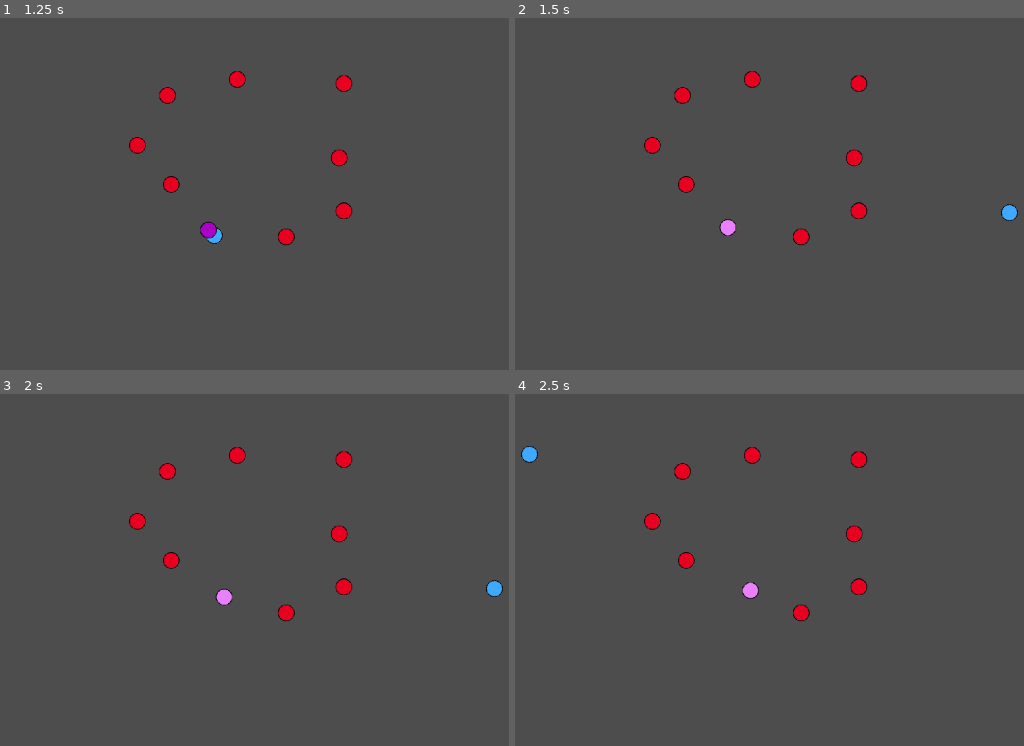
Above: before the commit, frames 1-4 (two rows, left to right).
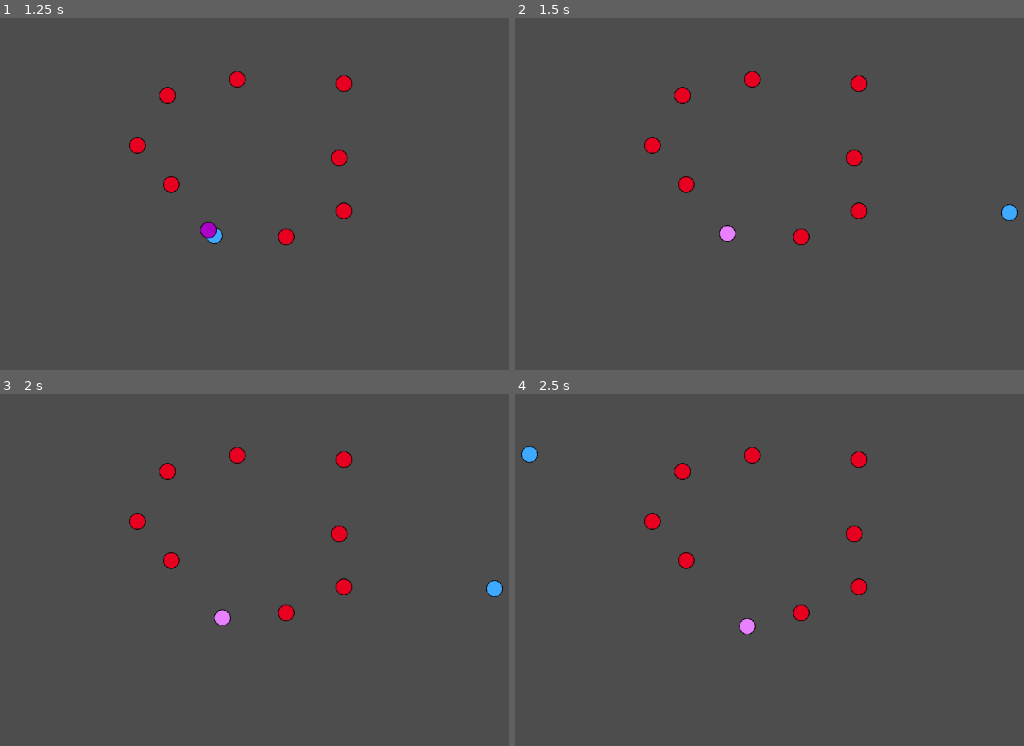
Above: after the commit, the same moments.

Repository: RyanDavidsonDev/GMTK2024-repo
Game: Godot game, scene res://scenes/enemy-gym.tscn
Two runs of this game, one before a commit and one after it. Both use one fixed random seed, a clock stepped at 60 frames per second and the inputs below. This scene is started directly instead of the project's main scene.
Inputs (mouse positions are in pixels of both pictures, inside the frame that each line leads up to):
- Up to frame 1 (1.25 s): tap Enter at 0.5 s; move the mouse to (213, 236) at 0.52 s; hold W (move_up) from 0.53 s (still down); tap Space (shoot) at 0.6 s
- Up to frame 2 (1.5 s): keep holding W (move_up); tap Space (shoot) at 1.25, 1.35 s; move the mouse to (1008, 211) at 1.27 s
- Up to frame 3 (2 s): keep holding W (move_up)
- Up to frame 4 (2.5 s): move the mouse to (530, 453) at 2.02 s; release W (move_up) at 2.03 s; hold A (move_left) from 2.03 s (still down); tap Space (shoot) at 2.1 s

Frame 1 is identical in both runs. In frame 2, 0.1% of the frame differs, in the area x 40-44%, y 57-64%; in frame 3, 0.2%; in frame 4, 0.3%, in the area x 44-48%, y 53-69%.

Commit message:
fixed errors: idle_timer random number scaling and commented out soundfx references to files that do not exists

Diff:
--- a/gmtk2024-project/scripts/sound_fx.gd
+++ b/gmtk2024-project/scripts/sound_fx.gd
@@ -4,16 +4,16 @@
 
 var sounds = {
 	"Click": [
-		load("res://assets/sound/Click.wav")
+		#load("res://assets/sound/Click.wav")
 	],
 	"Shoots": [
-		load("res://assets/sound/Shoot_000.wav"),
+		#load("res://assets/sound/Shoot_000.wav"),
 		#load("res://assets/sound/Shoot_001.wav"),
 		#load("res://assets/sound/Shoot_002.wav"),
 		#load("res://assets/sound/Shoot_003.wav"),
 	],
 	"PlayerDies": [
-		load("res://assets/sound/PlayerDies.wav")
+		#load("res://assets/sound/PlayerDies.wav")
 	],
 }
 
--- a/gmtk2024-project/scripts/state_machines/enemy_idle.gd
+++ b/gmtk2024-project/scripts/state_machines/enemy_idle.gd
@@ -12,7 +12,7 @@
 func enter():
 	super.enter()
 	enemy.velocity = Vector2.ZERO
-	idle_timer.wait_time = randi_range(0.2, 0.5)
+	idle_timer.wait_time = randi_range(2, 5) * 0.1
 	idle_timer.start()
 
 func on_timeout():
